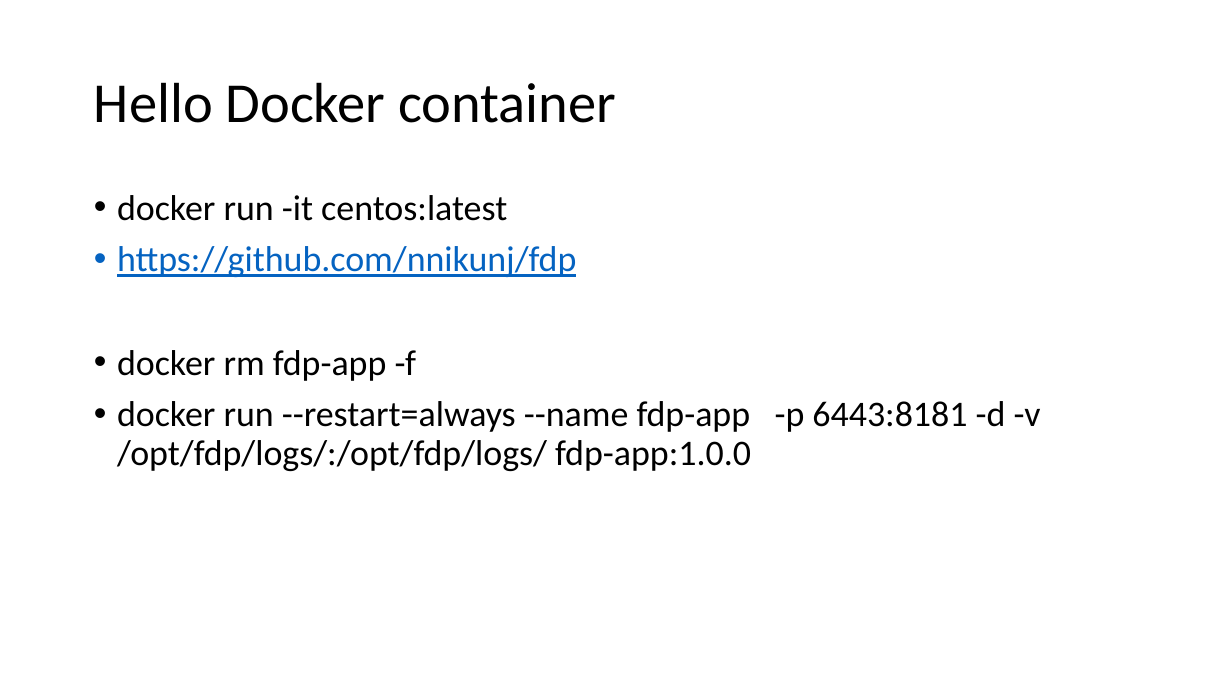
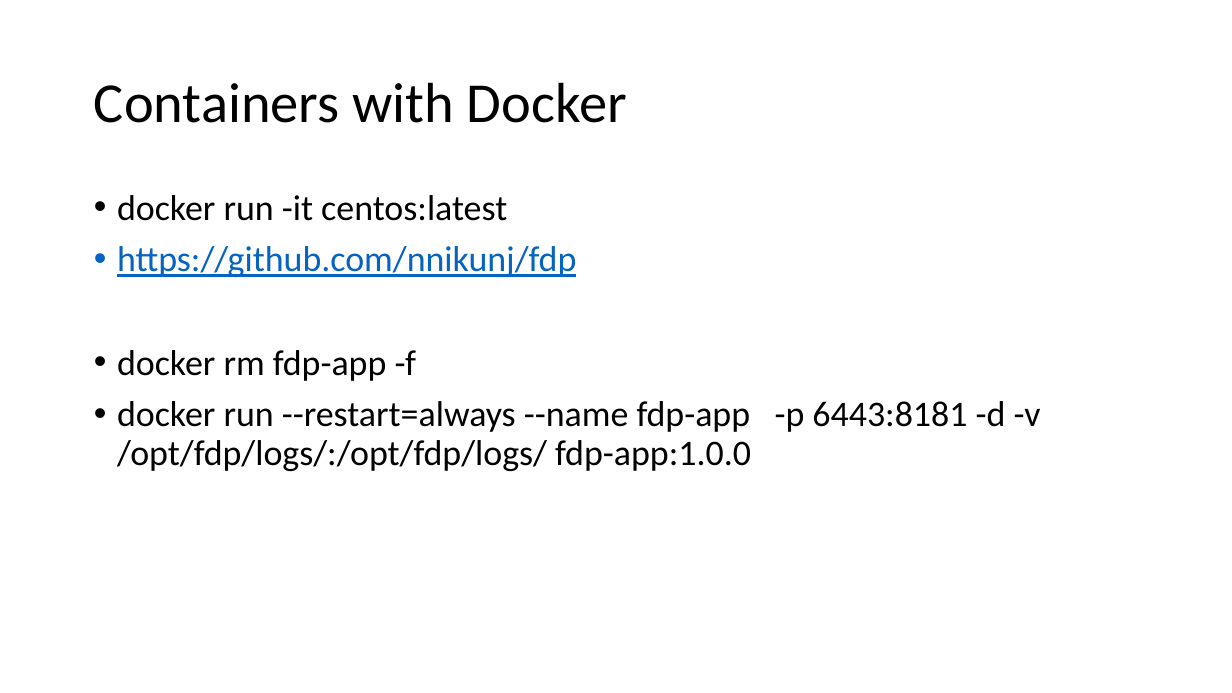
Before and after one commit to nnikunj/fdp, a slide deck: slide 7 of CloudNativeApps.pptx. Drawn at 1232x693 pixels with LibreOffice and Linux fonts; fonts in the diff are those of the drawing. Boxes give left, top, right and bottom in pixels: in the first picture for what was removed or moved away, otherwise in the second. Text is boxed around its words. In the diff, an @@ line names an element or a change of style, - is before the commit and + after.

```diff
--- a/CloudNativeApps.pptx
+++ b/CloudNativeApps.pptx
@@ title at <box>94,82,627,123</box>: text changed @@
-Hello Docker container
+Containers with Docker
```
Also in this commit, not shown: 4 other slides changed.
